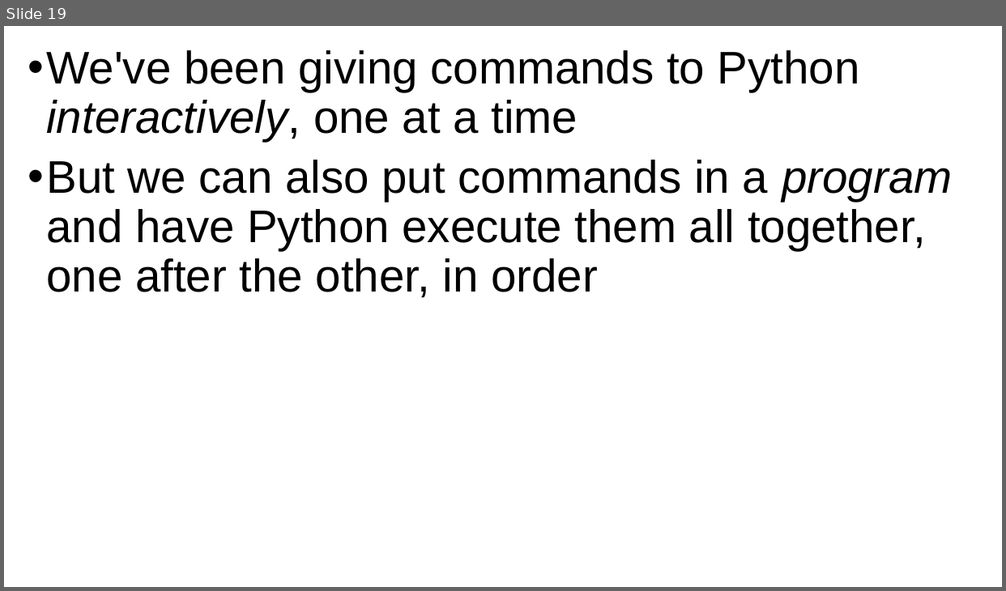
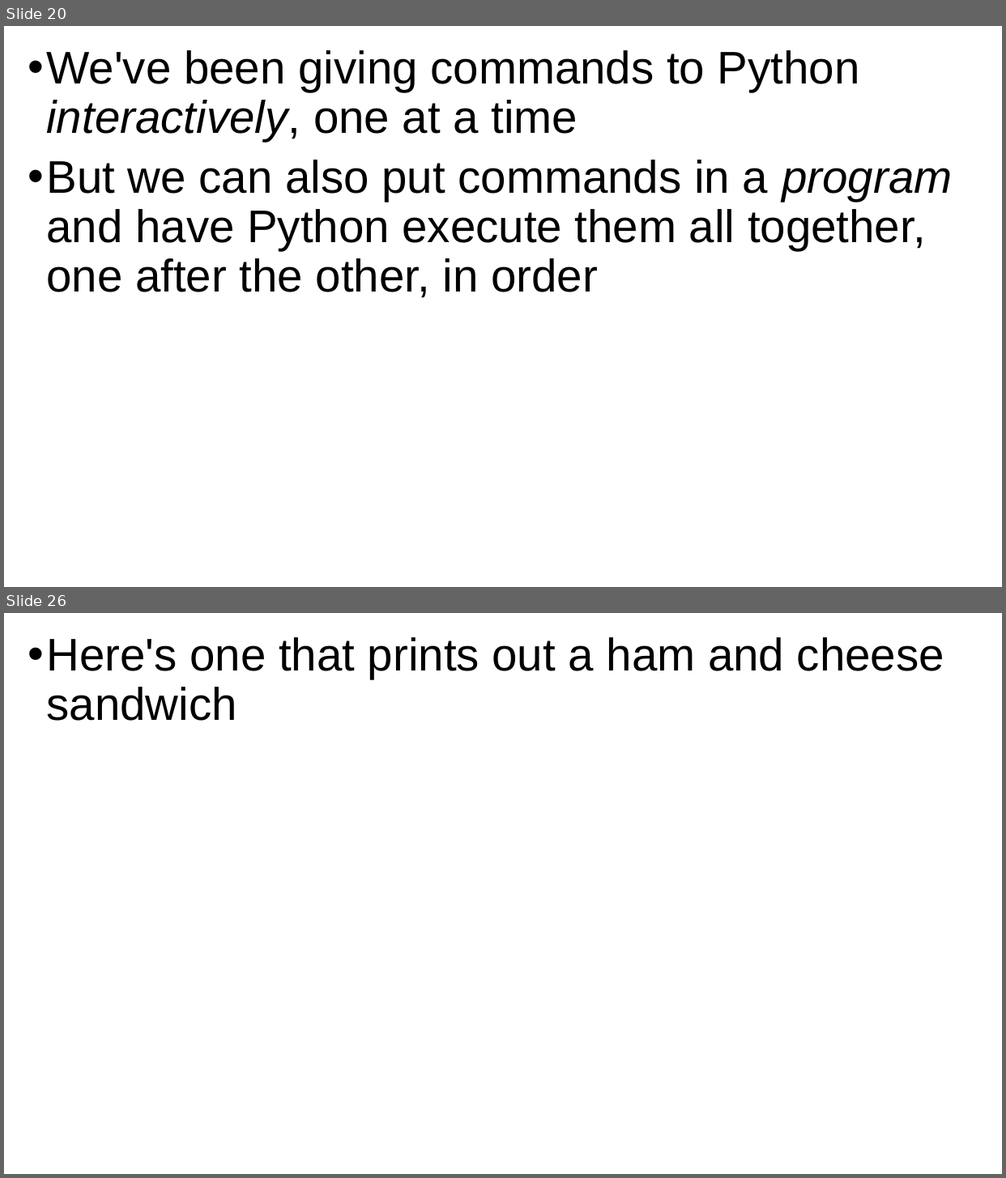
Before and after one commit to grimmelm/ctech404, a slide deck: ctech401/module_1/CTECH401 Module 1 - Hello World and Storing Data.pptx. Shown one above the other, each under a label of ours: slide 19 before the commit, slides 20 and 26 after it; the slides between them are not shown. The pictures are 1006x591 and 1006x1178 pixels, drawn with LibreOffice and Linux fonts; fonts in the diff are those of the drawing. Boxes give left, top, right and bottom in pixels: in the first picture for what was removed or moved away, otherwise in the second. Text is boxed around its words. In the diff, an @@ line names an element or a change of style, - is before the commit and + after.

```diff
--- a/ctech401/module_1/CTECH401 Module 1 - Hello World and Storing Data.pptx
+++ b/ctech401/module_1/CTECH401 Module 1 - Hello World and Storing Data.pptx
@@ slide 26 added at (4,613,1002,1174), background #FFFFFF @@
@@ text added at (46,637,944,721), 44 pt, text #000000 @@
+• Here's one that prints out a ham and cheese sandwich
@@ what was slide 19 is now slide 20 @@
```
Also in this commit, not shown: 10 slides changed, 7 other slides added, 2 slides removed, 2 other files.
